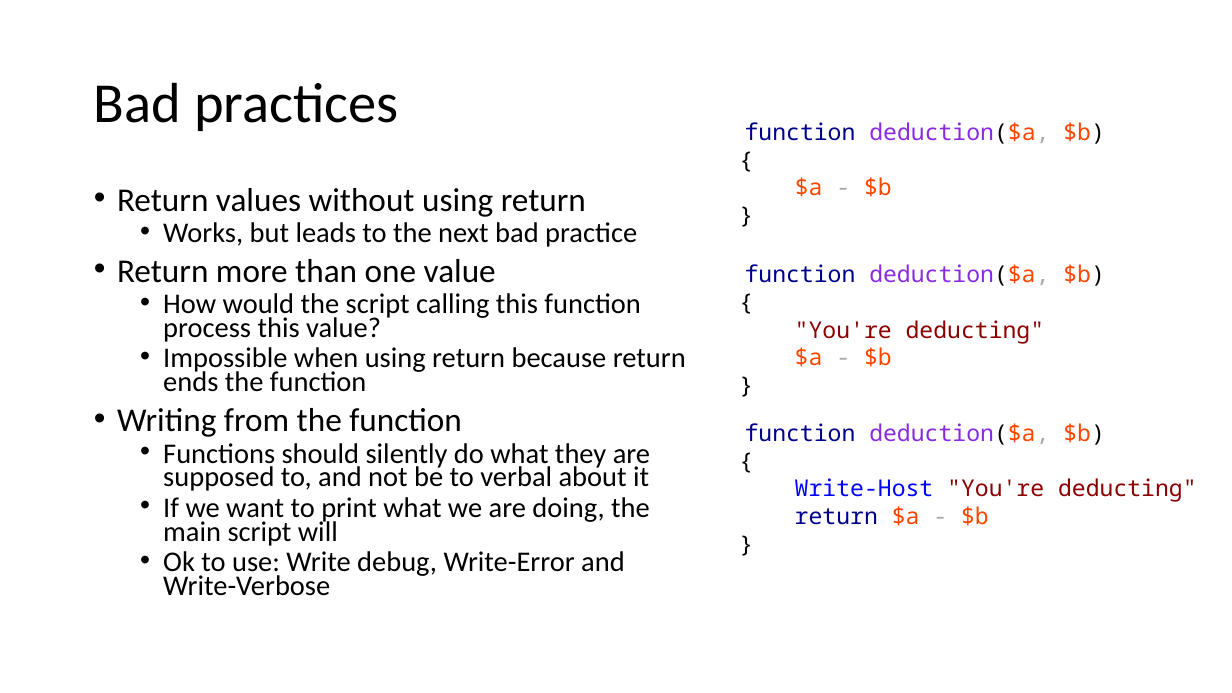
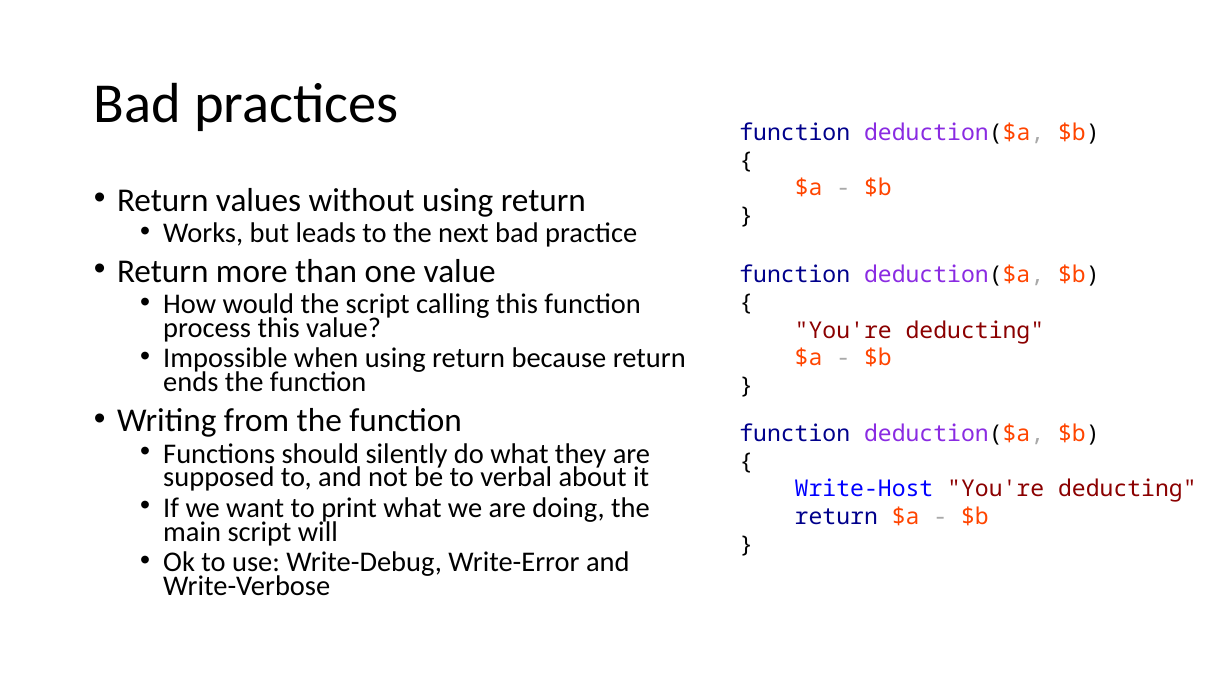
Before and after one commit to mjochen/PS-Basic-course, a slide deck: slide 21 of 3 - On scripts.pptx. Drawn at 1232x693 pixels with LibreOffice and Linux fonts; fonts in the diff are those of the drawing. Boxes give left, top, right and bottom in pixels: in the first picture for what was removed or moved away, otherwise in the second. Text is boxed around its words. In the diff, an @@ line names an element or a change of style, - is before the commit and + after.

```diff
--- a/3 - On scripts.pptx
+++ b/3 - On scripts.pptx
@@ 3 texts: place and size @@
-3 texts at [745,122,1197,526]
+3 texts at [739,122,1197,526]
@@ text at [163,551,630,596]: text changed @@
-  • Ok to use: Write debug, Write-Error and
-    Write-Verbose
+  • Ok to use: Write-Debug, Write-Error and
+    Write-Verbose
```
Also in this commit, not shown: 1 other slide changed, 1 other file.
